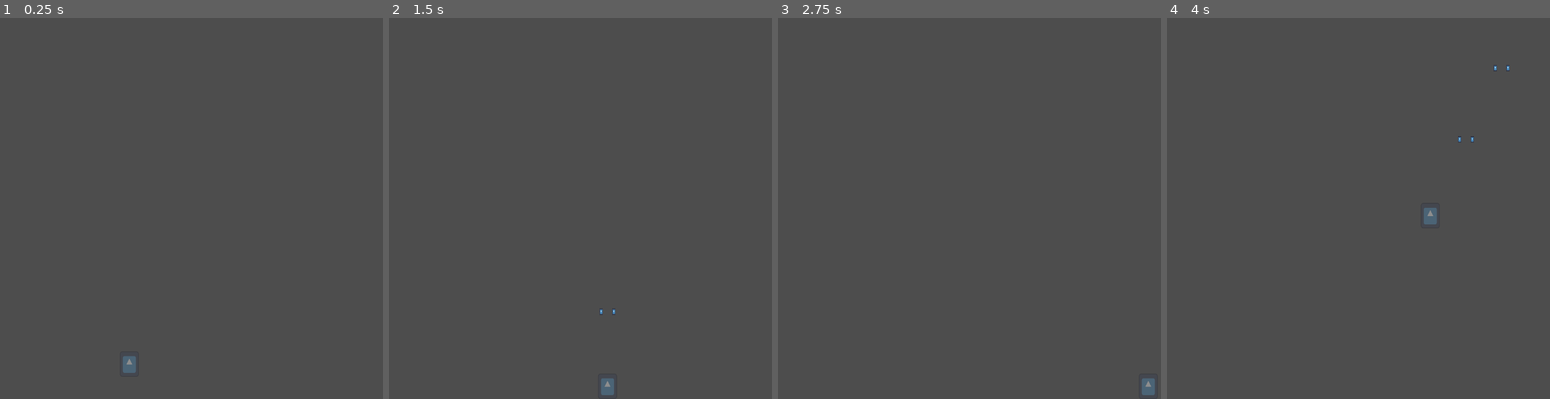
Above: before the commit, frames 1-4 (left to right).
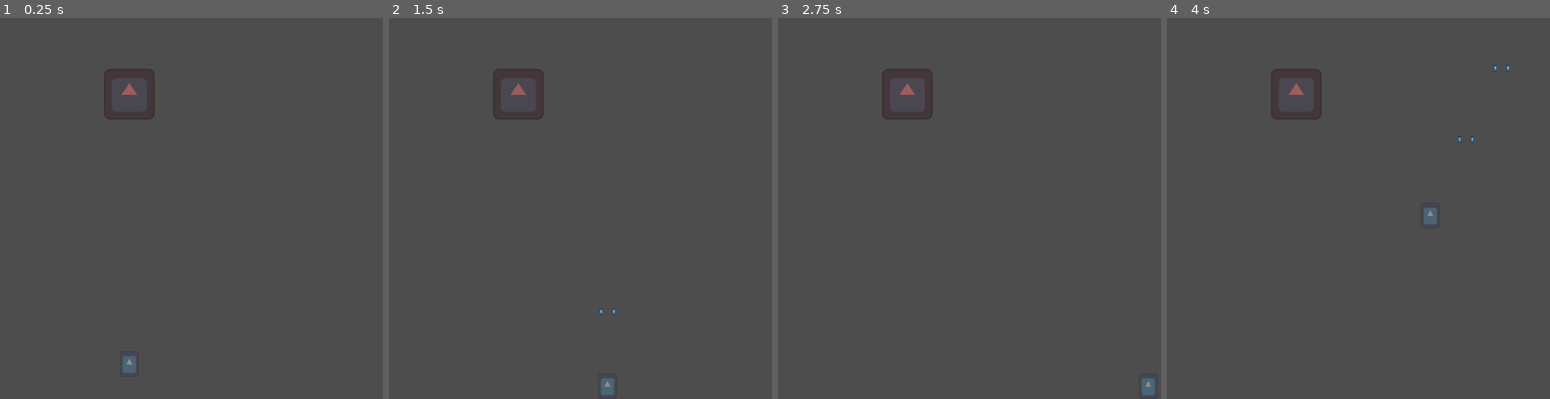
Above: after the commit, the same moments.

Repository: Utsuhoagie/Touhou-Fan-Game-Jam-13
Game: Godot game, scene res://stages/stage_3.tscn
The game is run twice, just before and just after one commit, with the same random seed, the same clock (stepped at 60 frames per second) and the same inputs. This scene is started directly instead of the project's main scene. The engine's default icon, where the game draws it, is replaced by a stand-in: a white triangle on a blue panel in a dark square.
Inputs:
- Up to frame 1 (0.25 s): no input
- Up to frame 2 (1.5 s): tap Enter at 0.5 s; hold D (player_right) 0.53-1.28 s; hold Shift (player_focus) 0.53-1.28 s; hold Down (player_down) from 1.28 s (still down); tap Z (player_shoot) at 1.35 s
- Up to frame 3 (2.75 s): tap Space at 2 s; release Down (player_down) at 2.03 s; hold D (player_right) from 2.03 s (still down); tap X (player_swing) at 2.1 s
- Up to frame 4 (4 s): release D (player_right) at 2.78 s; hold Up (player_up) 2.78-3.53 s; tap Shift (player_focus) at 2.85 s; hold A (player_left) from 3.53 s (still down); hold Z (player_shoot) from 3.53 s (still down)

The runs differ from the first frame. In frame 1, 0.3% of the frame differs, in the area x 27-41%, y 13-27%; in frame 2, 0.3%; in frame 3, 0.3%; in frame 4, 0.3%.

Commit message:
Stage 3: basic Komachi boss HP

Diff:
--- /dev/null
+++ b/entities/stage3/komachi.gd
@@ -0,0 +1,33 @@
+extends CharacterBody2D
+class_name Komachi
+
+const SPEED := 1200
+
+const MAX_HP := 1000
+const HP_THRESHOLD_SPELL_2 := MAX_HP * 0.7
+const HP_THRESHOLD_SPELL_3 := MAX_HP * 0.4
+@export var current_HP := MAX_HP
+var current_spell := 1
+
+var can_take_damage: bool = true
+
+@onready var sprite: AnimatedSprite2D = $Sprite
+
+
+func take_damage(damage: int) -> void:
+	if not can_take_damage:
+		return
+
+	current_HP -= damage
+	print("take damage! %s" % current_HP)
+
+	if current_HP <= HP_THRESHOLD_SPELL_2 and current_spell == 1:
+		current_spell = 2
+		print("to spell 2")
+	elif current_HP <= HP_THRESHOLD_SPELL_3 and current_spell == 2:
+		current_spell = 3
+		print("to spell 3")
+	elif current_HP <= 0 and current_spell == 3:
+		current_spell = -1
+		can_take_damage = false
+		print("die")
--- /dev/null
+++ b/entities/stage3/komachi.tscn
@@ -0,0 +1,30 @@
+[gd_scene load_steps=5 format=3 uid="uid://cwo4sjv6kvemh"]
+
+[ext_resource type="Texture2D" uid="uid://bpg10gcp7mb6i" path="res://icon.svg" id="1_5xv0a"]
+[ext_resource type="Script" path="res://entities/stage3/komachi.gd" id="1_r65lr"]
+
+[sub_resource type="CircleShape2D" id="CircleShape2D_tujep"]
+radius = 96.0
+
+[sub_resource type="SpriteFrames" id="SpriteFrames_24vcj"]
+animations = [{
+"frames": [{
+"duration": 1.0,
+"texture": ExtResource("1_5xv0a")
+}],
+"loop": true,
+"name": &"default",
+"speed": 5.0
+}]
+
+[node name="Komachi" type="CharacterBody2D"]
+collision_layer = 64
+collision_mask = 34
+script = ExtResource("1_r65lr")
+
+[node name="Collision" type="CollisionShape2D" parent="."]
+shape = SubResource("CircleShape2D_tujep")
+
+[node name="Sprite" type="AnimatedSprite2D" parent="."]
+modulate = Color(1, 0.45098, 0.45098, 0.443137)
+sprite_frames = SubResource("SpriteFrames_24vcj")
--- a/entities/stage3/player_3_shot.gd
+++ b/entities/stage3/player_3_shot.gd
@@ -1,11 +1,22 @@
 extends Area2D
 class_name Player3Shot
 
-var speed := 1200
+const SPEED := 1200
+const DAMAGE := 10
 
 func _process(delta: float) -> void:
-	position.y -= speed * delta
+	position.y -= SPEED * delta
 
 
 func _on_visible_on_screen_notifier_2d_screen_exited() -> void:
 	queue_free()
+
+
+
+
+func _on_body_entered(body: Node2D) -> void:
+	if body is Komachi:
+		var komachi: Komachi = body as Komachi
+
+		komachi.take_damage(DAMAGE)
+		queue_free()
--- a/entities/stage3/player_3_shot.tscn
+++ b/entities/stage3/player_3_shot.tscn
@@ -18,6 +18,8 @@
 }]
 
 [node name="Player3Shot" type="Area2D"]
+collision_layer = 32
+collision_mask = 64
 script = ExtResource("1_ekmks")
 
 [node name="Collision" type="CollisionShape2D" parent="."]
@@ -31,4 +33,5 @@
 [node name="VisibleOnScreenNotifier2D" type="VisibleOnScreenNotifier2D" parent="."]
 scale = Vector2(0.8, 1)
 
+[connection signal="body_entered" from="." to="." method="_on_body_entered"]
 [connection signal="screen_exited" from="VisibleOnScreenNotifier2D" to="." method="_on_visible_on_screen_notifier_2d_screen_exited"]
--- a/project.godot
+++ b/project.godot
@@ -19,6 +19,7 @@
 
 window/size/viewport_width=1280
 window/size/viewport_height=960
+window/size/always_on_top=true
 
 [input]
 
@@ -69,3 +70,5 @@
 2d_physics/layer_3="Ball"
 2d_physics/layer_4="Blocks"
 2d_physics/layer_5="Bullets"
+2d_physics/layer_6="Player3Shot"
+2d_physics/layer_7="Enemy"
--- a/stages/stage_3.tscn
+++ b/stages/stage_3.tscn
@@ -1,8 +1,12 @@
-[gd_scene load_steps=2 format=3 uid="uid://dj4adbmbha8sy"]
+[gd_scene load_steps=3 format=3 uid="uid://x4sy7w1lfar7"]
 
-[ext_resource type="PackedScene" uid="uid://56gnvy4cknct" path="res://entities/stage3/player3.tscn" id="1_0v5n3"]
+[ext_resource type="PackedScene" uid="uid://56gnvy4cknct" path="res://entities/stage3/player3.tscn" id="1_f4gx4"]
+[ext_resource type="PackedScene" uid="uid://cwo4sjv6kvemh" path="res://entities/stage3/komachi.tscn" id="2_pl1v0"]
 
 [node name="Stage3" type="Node2D"]
 
-[node name="Player3" parent="." instance=ExtResource("1_0v5n3")]
+[node name="Player3" parent="." instance=ExtResource("1_f4gx4")]
 position = Vector2(640, 872)
+
+[node name="Komachi" parent="." instance=ExtResource("2_pl1v0")]
+position = Vector2(640, 192)
